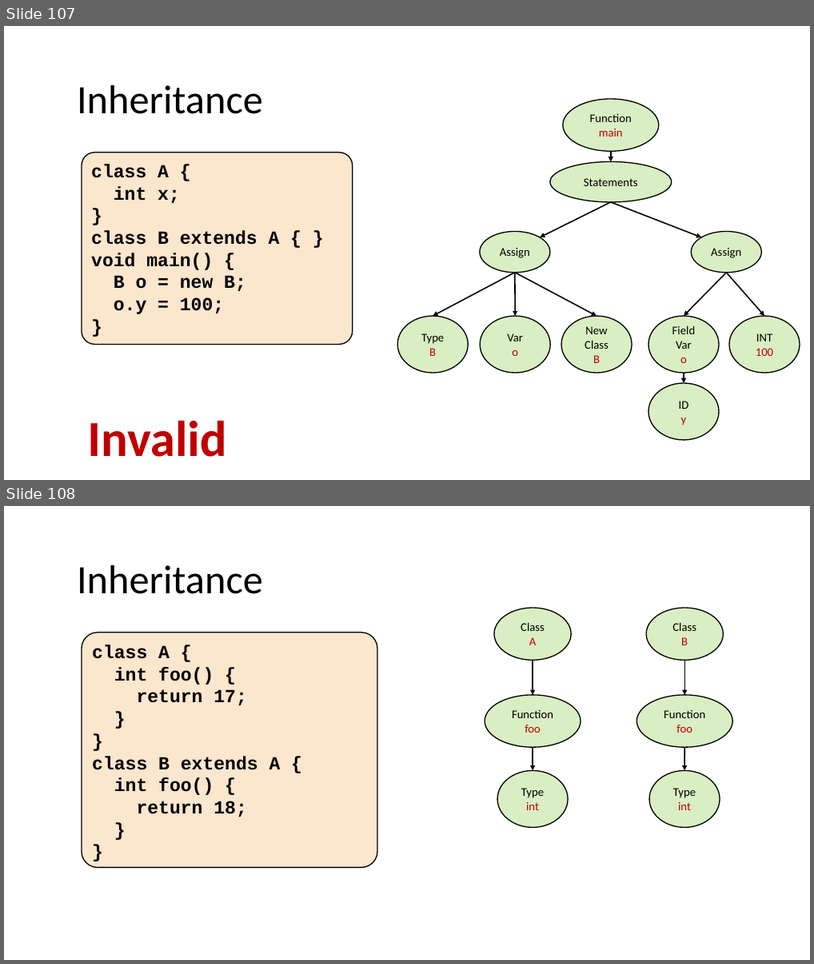
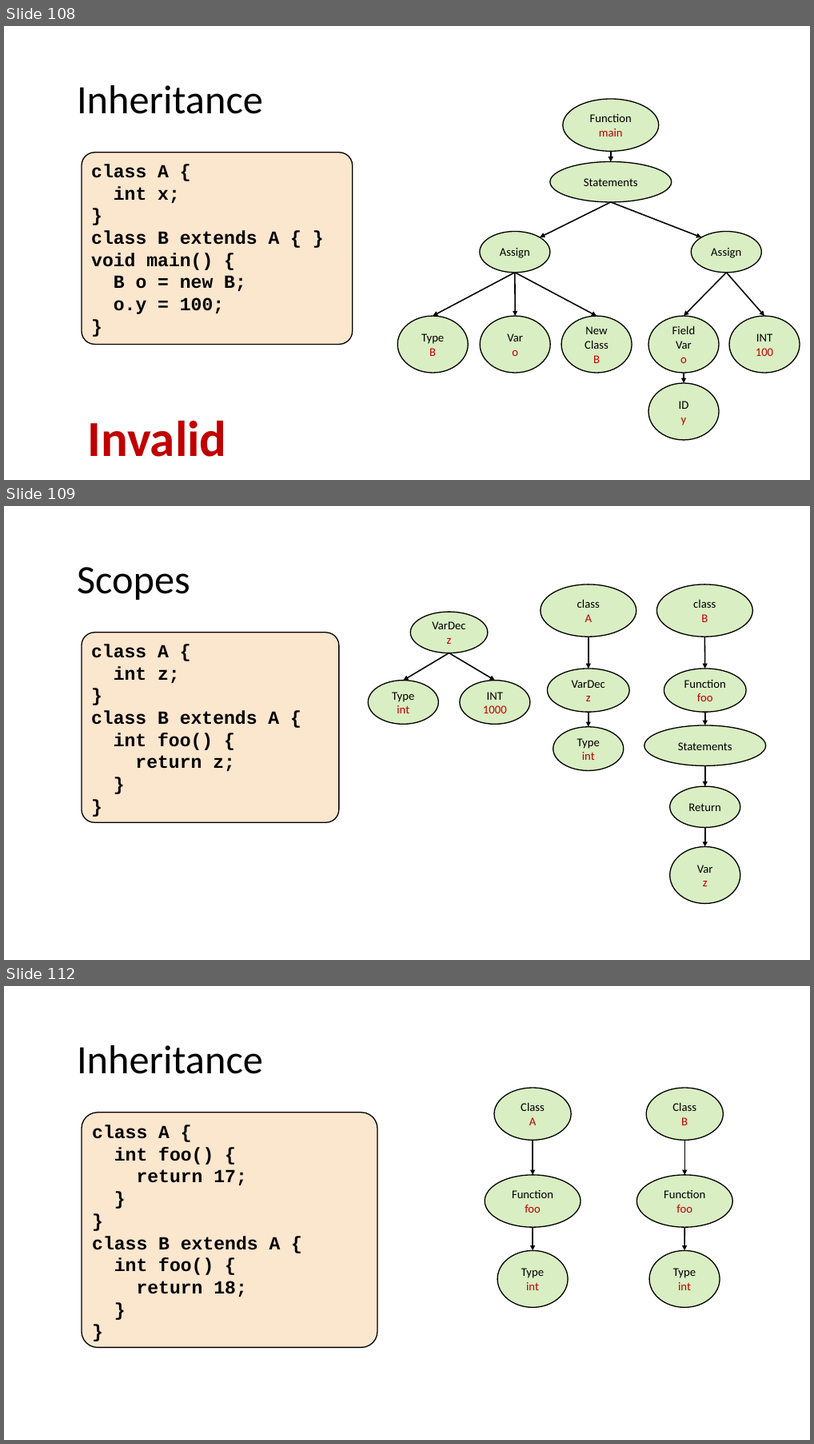
Before and after one commit to nivshani/compilation, a slide deck: slides/semantic.pptx. Shown one above the other, each under a label of ours: slides 107 and 108 before the commit, slides 108, 109 and 112 after it; the slides between them are not shown. The pictures are 814x964 and 814x1444 pixels, drawn with LibreOffice and Linux fonts; fonts in the diff are those of the drawing. Boxes give left, top, right and bottom in pixels: in the first picture for what was removed or moved away, otherwise in the second. Text is boxed around its words. In the diff, an @@ line names an element or a change of style, - is before the commit and + after.

```diff
--- a/slides/semantic.pptx
+++ b/slides/semantic.pptx
@@ slide 109 added at (4,506,810,960), background #FFFFFF @@
@@ text added at (77,567,190,600), 48 pt, text #000000 @@
+Scopes
@@ ellipse added at (541,584,637,636), fill #92D050 at 34% opacity, outline #000000 1.25 pt, 14 pt, text #000000 @@
+class
+A
@@ ellipse added at (658,584,754,636), fill #92D050 at 34% opacity, outline #000000 1.25 pt, 14 pt, text #000000 @@
+class
+B
@@ ellipse added at (410,612,488,653), fill #92D050 at 34% opacity, outline #000000 1.25 pt, 14 pt, text #000000 @@
+VarDec
+z
@@ rounded rectangle added at (82,632,339,822), fill #FBE6CE, outline #000000 1.25 pt, 22 pt, text #000000, bold @@
+class A {
+int z;
+}
+class B extends A {
+int foo() {
+return z;
+}
+}
@@ arrow added from (589, 636) to (589, 668), #000000 1.5 pt @@
@@ arrow added from (705, 636) to (706, 668), #000000 1.5 pt @@
@@ arrow added from (450, 653) to (404, 680), #000000 1.5 pt @@
@@ arrow added from (450, 653) to (495, 680), #000000 1.5 pt @@
@@ ellipse added at (548,668,630,712), fill #92D050 at 34% opacity, outline #000000 1.25 pt, 14 pt, text #000000 @@
+VarDec
+z
@@ ellipse added at (665,668,747,712), fill #92D050 at 34% opacity, outline #000000 1.25 pt, 14 pt, text #000000 @@
+Function
+foo
@@ ellipse added at (368,680,438,724), fill #92D050 at 34% opacity, outline #000000 1.25 pt, 14 pt, text #000000 @@
+Type
+int
@@ ellipse added at (460,680,530,724), fill #92D050 at 34% opacity, outline #000000 1.25 pt, 14 pt, text #C00000 @@
+INT
+1000
@@ arrow added from (589, 712) to (589, 727), #000000 1.5 pt @@
@@ arrow added from (706, 712) to (706, 725), #000000 1.5 pt @@
@@ ellipse added at (554,727,623,770), fill #92D050 at 34% opacity, outline #000000 1.25 pt, 14 pt, text #000000 @@
+Type
+int
@@ ellipse added at (645,725,766,765), fill #92D050 at 34% opacity, outline #000000 1.25 pt, 14 pt, text #000000 @@
+Statements
@@ arrow added from (706, 765) to (706, 786), #000000 1.5 pt @@
@@ ellipse added at (670,786,741,828), fill #92D050 at 34% opacity, outline #000000 1.25 pt, 14 pt, text #000000 @@
+Return
@@ arrow added from (706, 828) to (706, 847), #000000 1.5 pt @@
@@ ellipse added at (670,847,741,904), fill #92D050 at 34% opacity, outline #000000 1.25 pt, 14 pt, text #000000 @@
+Var
+z
@@ what was slide 107 is now slide 108 @@
@@ what was slide 108 is now slide 112 @@
```
Also in this commit, not shown: 1 slide changed, 7 other slides added, 4 slides removed, 1 other file.
